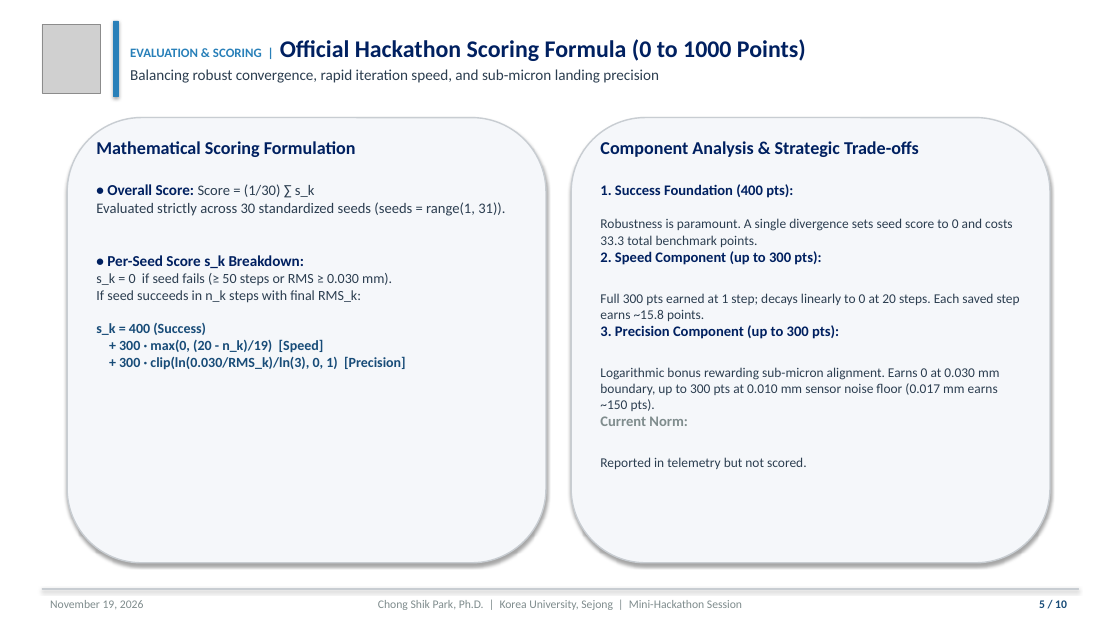
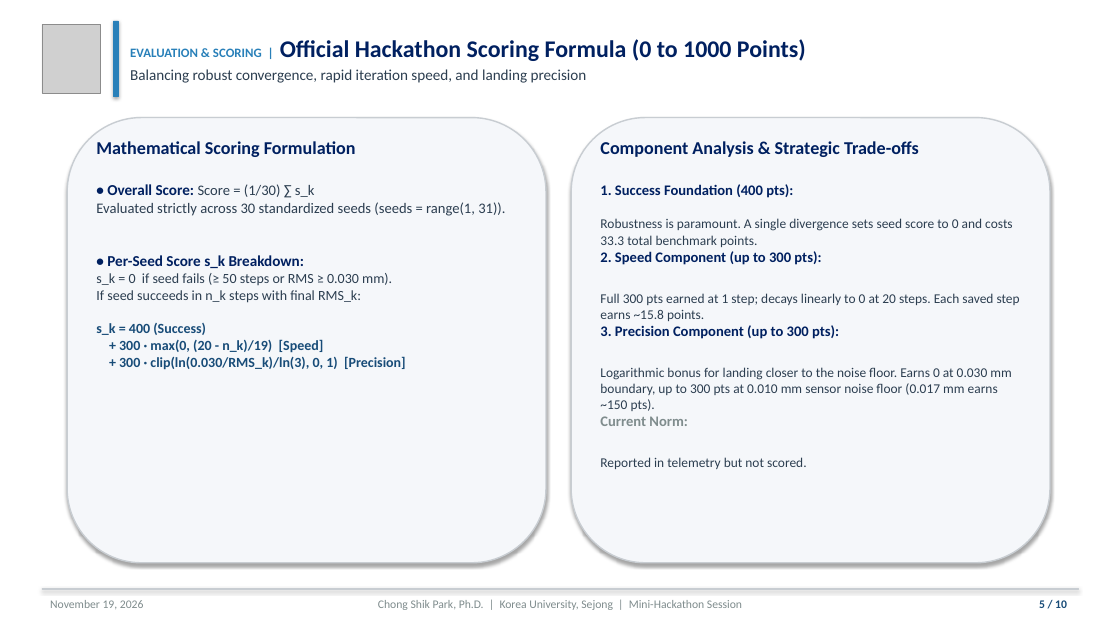
Before and after one commit to cspark7701/ai4acc-mini-hackathon, a slide deck: slide 5 of presentations/Mini_Hackathon_Beam_Orbit_Alignment_Slides.pptx. Drawn at 1120x630 pixels with LibreOffice and Linux fonts; fonts in the diff are those of the drawing; grey boxes stand for pictures. Boxes give left, top, right and bottom in pixels: in the first picture for what was removed or moved away, otherwise in the second. Text is boxed around its words. In the diff, an @@ line names an element or a change of style, - is before the commit and + after.

```diff
--- a/presentations/Mini_Hackathon_Beam_Orbit_Alignment_Slides.pptx
+++ b/presentations/Mini_Hackathon_Beam_Orbit_Alignment_Slides.pptx
@@ text at box(130, 69, 587, 83): text changed @@
-Balancing robust convergence, rapid iteration speed, and sub-micron landing precision
+Balancing robust convergence, rapid iteration speed, and landing precision
@@ text at box(600, 367, 1011, 411): text changed @@
-Logarithmic bonus rewarding sub-micron alignment. Earns 0 at 0.030 mm boundary, up to 300 pts at 0.010 mm sensor noise floor (0.017 mm earns ~150 pts).
+Logarithmic bonus for landing closer to the noise floor. Earns 0 at 0.030 mm boundary, up to 300 pts at 0.010 mm sensor noise floor (0.017 mm earns ~150 pts).
```
Also in this commit, not shown: 3 other slides changed, 12 other files.
